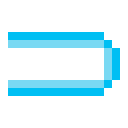
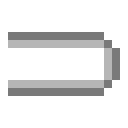
Before/after of a 128 x 128 layered artwork. What changed in the layer stack:
painted on "Layer 1" over [8, 32, 120, 96]
